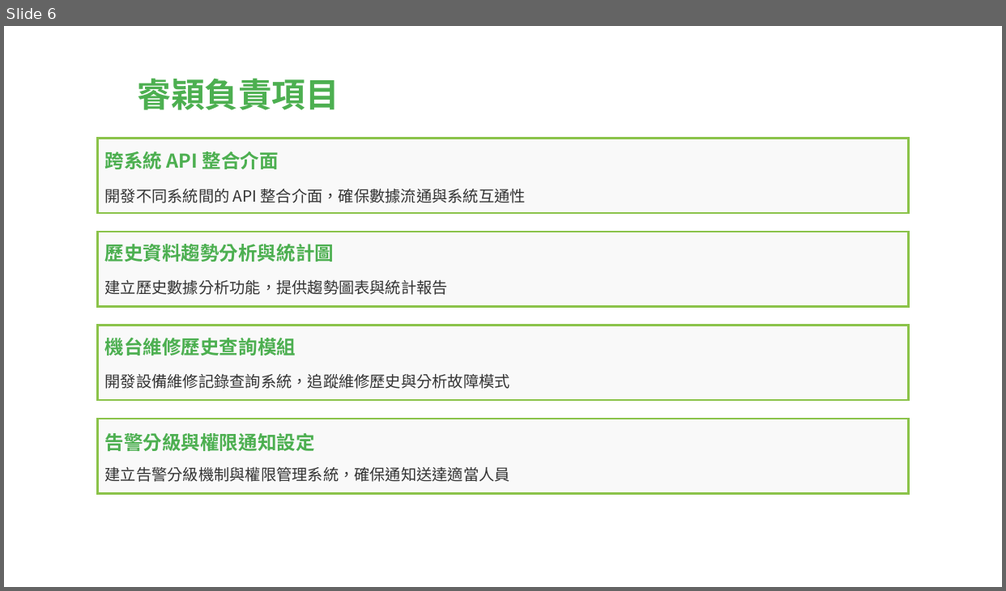
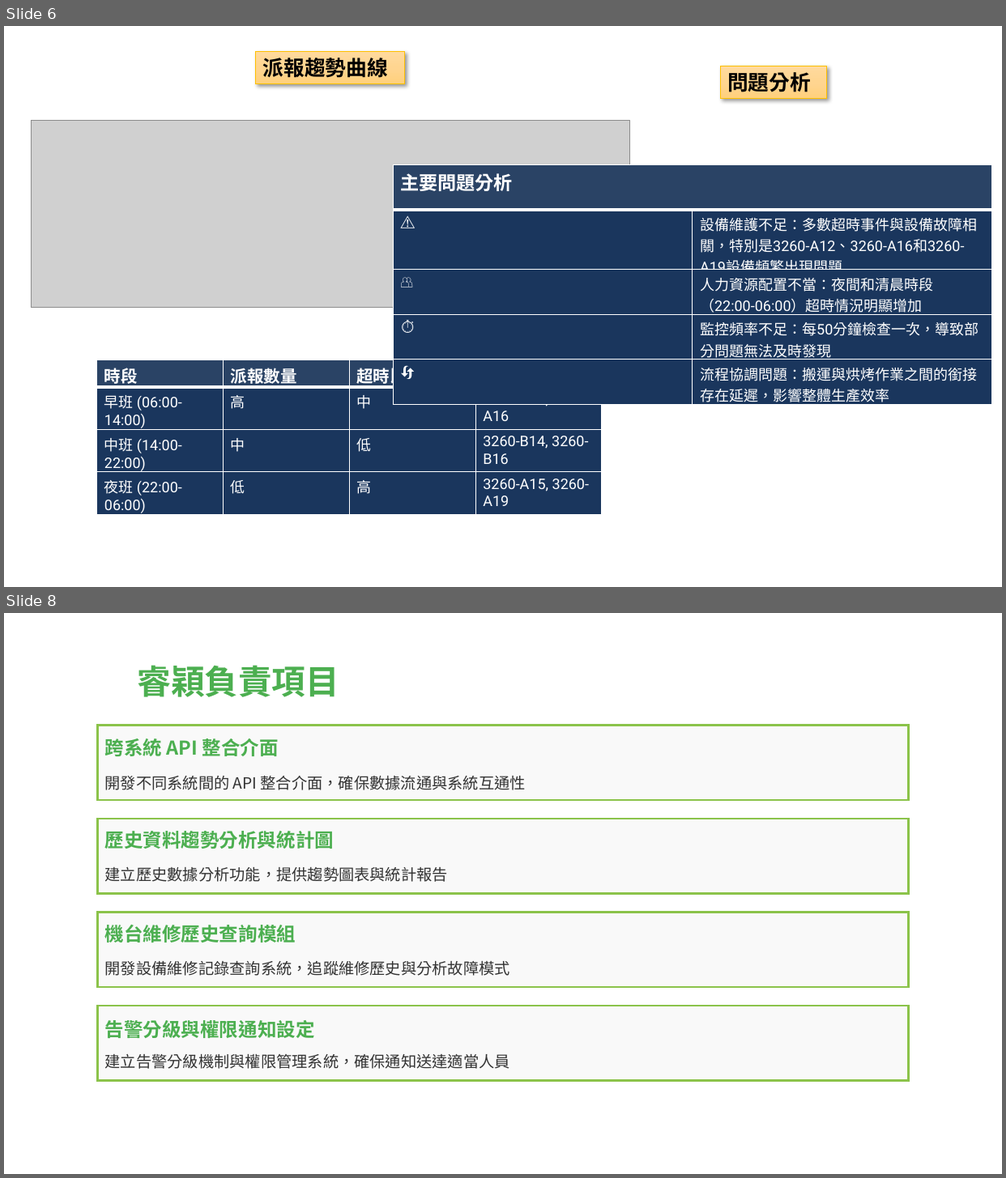
Before and after one commit to xiaLotus/difficult_point_exe, a slide deck: 中控警醒.pptx. Shown one above the other, each under a label of ours: slide 6 before the commit, slides 6 and 8 after it; the slides between them are not shown. The pictures are 1006x591 and 1006x1178 pixels, drawn with LibreOffice and Linux fonts; fonts in the diff are those of the drawing; grey boxes stand for pictures. Boxes give left, top, right and bottom in pixels: in the first picture for what was removed or moved away, otherwise in the second. Text is boxed around its words. In the diff, an @@ line names an element or a change of style, - is before the commit and + after.

```diff
--- a/中控警醒.pptx
+++ b/中控警醒.pptx
@@ slide 6 added at box(4, 26, 1002, 587), background #FFFFFF @@
@@ rectangle added at box(256, 51, 404, 84), fill gradient #FFDB9E to #FFD590 to #FFD07C, outline #FFC000 0.5 pt, 20 pt, text #000000, bold @@
+派報趨勢曲線
@@ rectangle added at box(720, 66, 827, 99), fill gradient #FFDB9E to #FFD590 to #FFD07C, outline #FFC000 0.5 pt, 20 pt, text #000000, bold @@
+問題分析
@@ picture added at box(31, 120, 630, 308) @@
@@ table added at box(394, 165, 992, 409), 5 rows, 2 columns @@
+主要問題分析 | 
+⚠ | 設備維護不足：多數超時事件與設備故障相關，特別是3260-A12、3260-A16和3260-A19設備頻繁出現問題
+👥 | 人力資源配置不當：夜間和清晨時段（22:00-06:00）超時情況明顯增加
+⏱ | 監控頻率不足：每50分鐘檢查一次，導致部分問題無法及時發現
+🔄 | 流程協調問題：搬運與烘烤作業之間的銜接存在延遲，影響整體生產效率
@@ table added at box(97, 360, 603, 518), 4 rows, 4 columns @@
+時段 | 派報數量 | 超時比例 | 主要問題設備
+早班 (06:00-14:00) | 高 | 中 | 3260-A12, 3260-A16
+中班 (14:00-22:00) | 中 | 低 | 3260-B14, 3260-B16
+夜班 (22:00-06:00) | 低 | 高 | 3260-A15, 3260-A19
@@ what was slide 6 is now slide 8 @@
```
Also in this commit, not shown: 5 slides changed, 1 other slide added, 1 slide removed.
